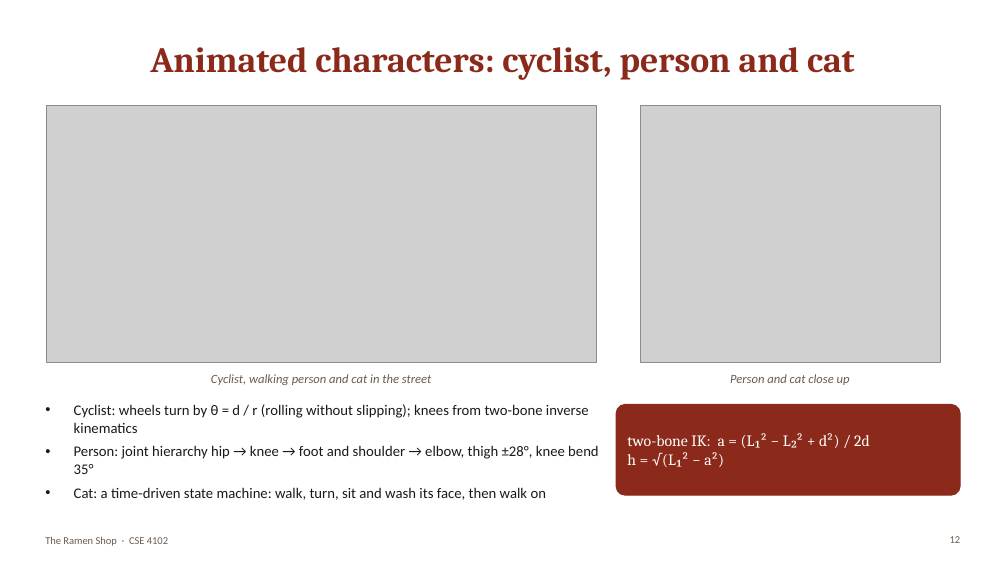
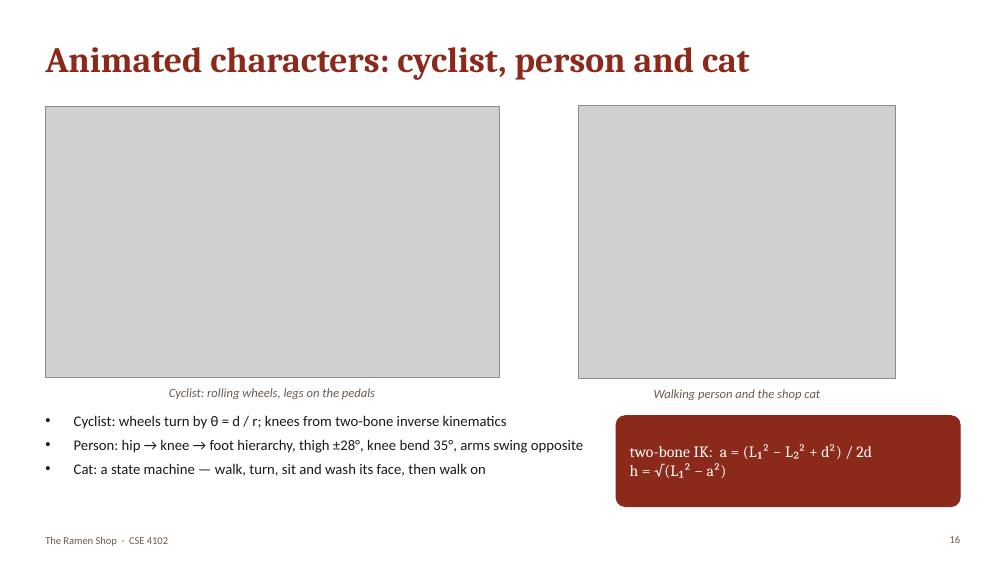
Before and after one commit to RajorshiDas/RamenShop, a slide deck: slide 16 of presentation/RamenShop_Presentation.pptx (slide 12 before the commit). Drawn at 1008x567 pixels with LibreOffice and Linux fonts; fonts in the diff are those of the drawing; grey boxes stand for pictures. Boxes give left, top, right and bottom in pixels: in the first picture for what was removed or moved away, otherwise in the second. Text is boxed around its words. In the diff, an @@ line names an element or a change of style, - is before the commit and + after.

```diff
--- a/presentation/RamenShop_Presentation.pptx
+++ b/presentation/RamenShop_Presentation.pptx
@@ title "Animated characters: cyclist, person and ..." at box(45, 47, 750, 80): alignment centre to left @@
@@ picture: place and size @@
-picture at box(46, 106, 597, 363)
+picture at box(45, 107, 499, 377)
@@ picture: place and size @@
-picture at box(640, 106, 941, 363)
+picture at box(578, 106, 896, 378)
@@ text added at box(169, 388, 375, 399), 12 pt, text #6B5B4E, italic @@
+Cyclist: rolling wheels, legs on the pedals
@@ text removed at box(211, 374, 431, 385) @@
-Cyclist, walking person and cat in the street
@@ text at box(654, 389, 820, 400): text changed @@
-Person and cat close up
+Walking person and the shop cat
@@ text at box(74, 415, 583, 476): text changed @@
-• Cyclist: wheels turn by θ = d / r (rolling without slipping); knees from two-bone inverse kinematics
-• Person: joint hierarchy hip → knee → foot and shoulder → elbow, thigh ±28°, knee bend 35°
-• Cat: a time-driven state machine: walk, turn, sit and wash its face, then walk on
+• Cyclist: wheels turn by θ = d / r; knees from two-bone inverse kinematics
+• Person: hip → knee → foot hierarchy, thigh ±28°, knee bend 35°, arms swing opposite
+• Cat: a state machine — walk, turn, sit and wash its face, then walk on
@@ rounded rectangle: place and size @@
-rounded rectangle at box(616, 405, 960, 495)
+rounded rectangle at box(616, 416, 960, 507)
@@ text "two-bone IK: a = (L₁² ...": place and size @@
-text "two-bone IK: a = (L₁² ..." at box(627, 433, 870, 467)
+text "two-bone IK: a = (L₁² ..." at box(630, 444, 872, 478)
```
Also in this commit, not shown: 11 other slides changed, 8 slides added, 2 slides removed.
